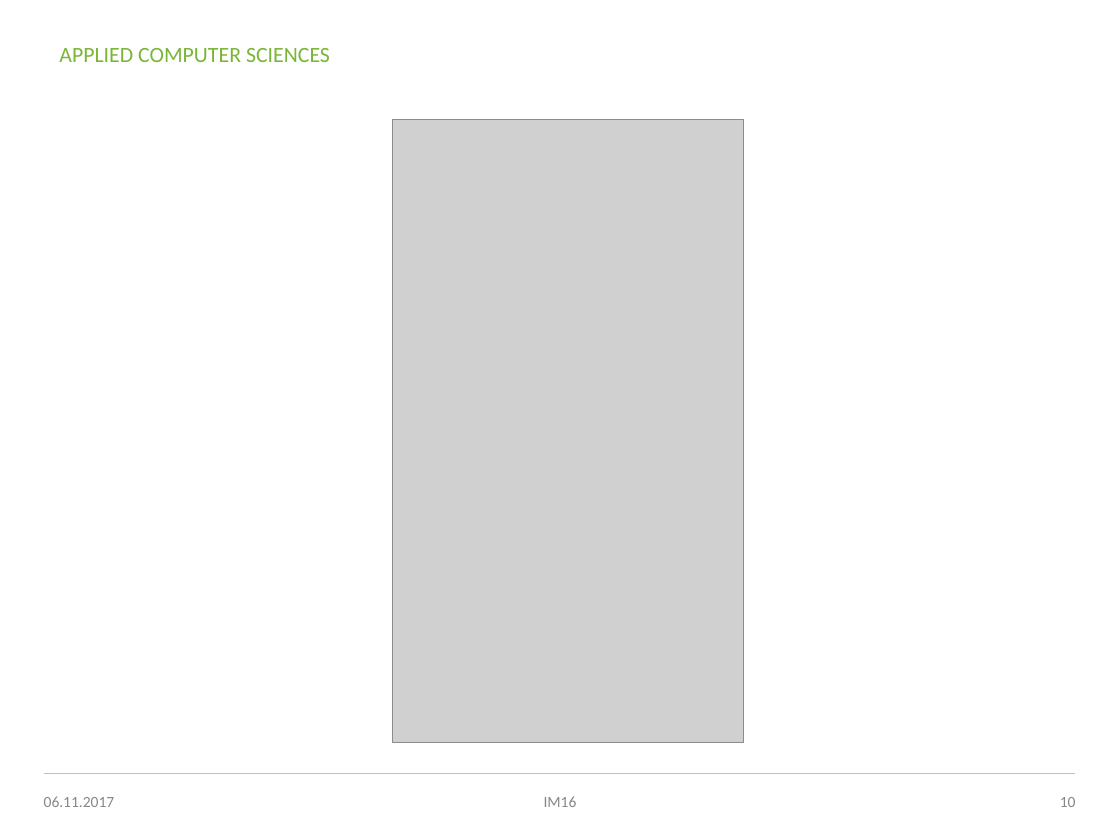
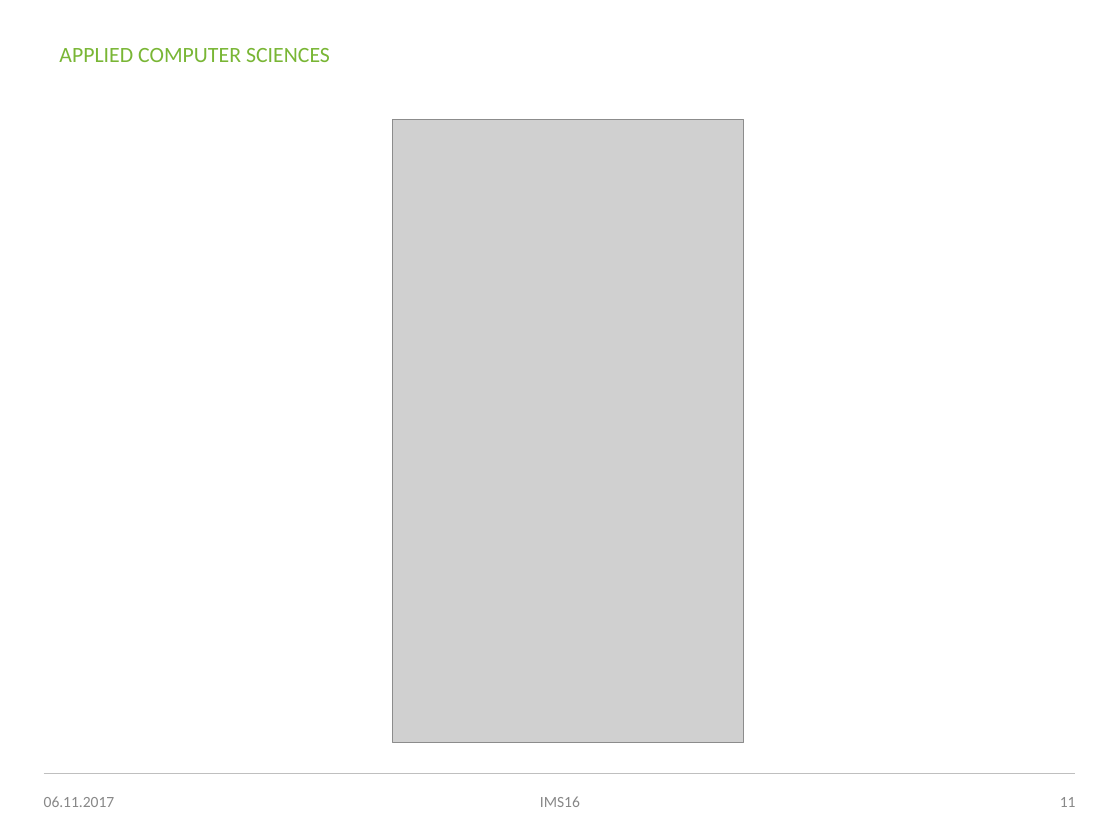
Before and after one commit to MICSTI/emergency-alerter-ios, a slide deck: slide 11 of presentations/01_idea_emergency_alerter.pptx (slide 10 before the commit). Drawn at 1120x840 pixels with LibreOffice and Linux fonts; fonts in the diff are those of the drawing; grey boxes stand for pictures; background and template pictures are left out. Boxes give left, top, right and bottom in pixels: in the first picture for what was removed or moved away, otherwise in the second. Text is boxed around its words. In the diff, an @@ line names an element or a change of style, - is before the commit and + after.

```diff
--- a/presentations/01_idea_emergency_alerter.pptx
+++ b/presentations/01_idea_emergency_alerter.pptx
@@ text at <box>540,796,580,807</box>: text changed @@
-IM16
+IMS16
@@ page number at <box>1060,797,1076,807</box>: text changed @@
-10
+11
```
Also in this commit, not shown: 5 other slides changed, 1 slide added.
